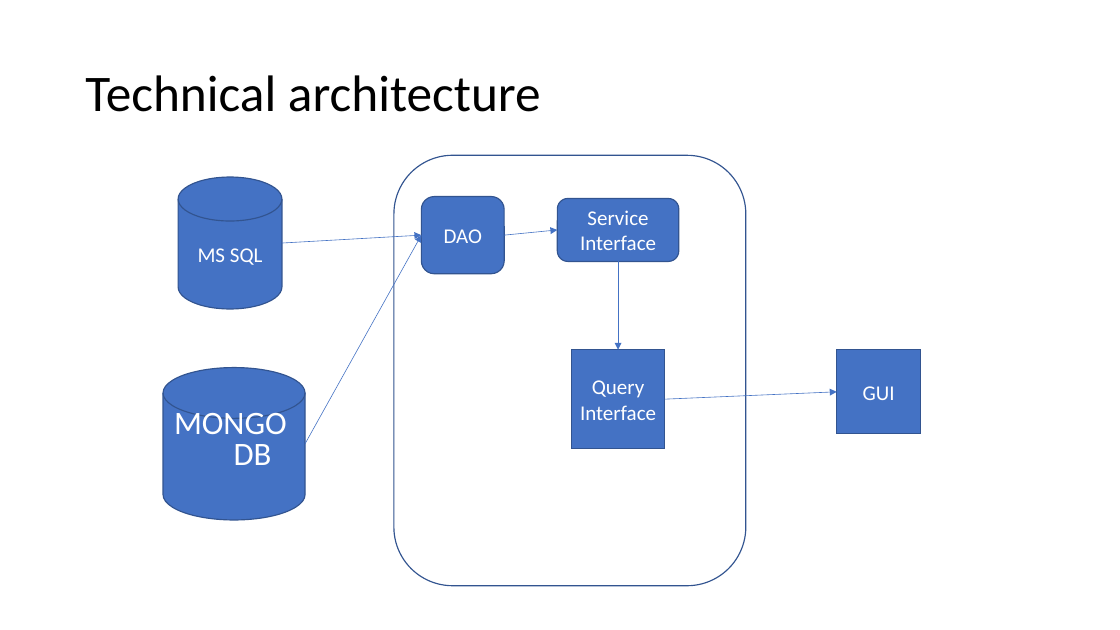
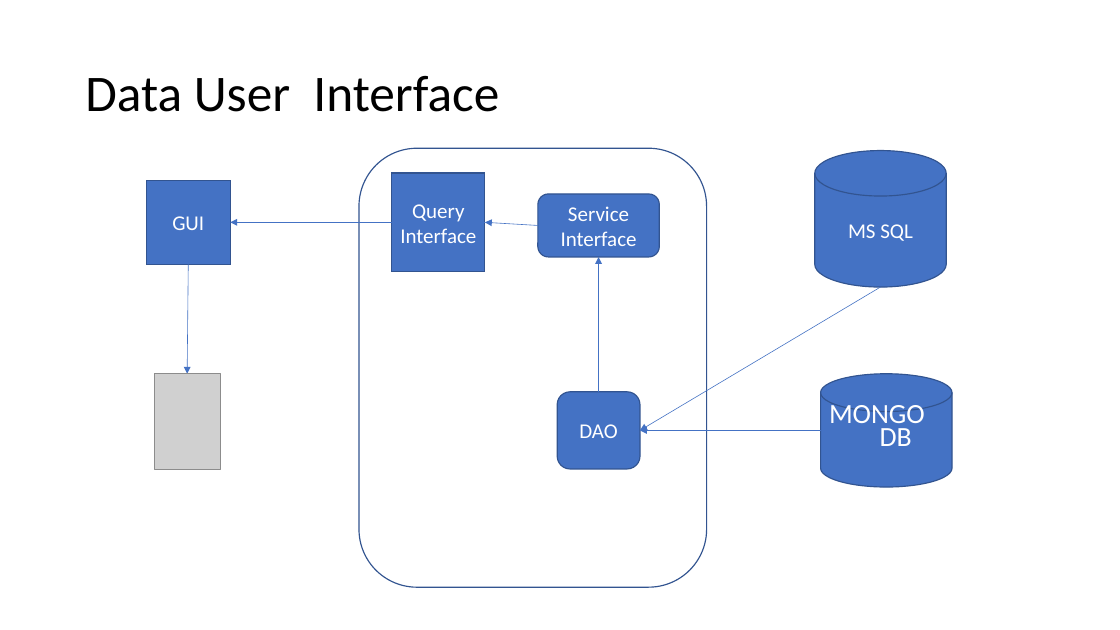
Before and after one commit to pankajti/travelenzy, a slide deck: slide 13 of presentation/travelenzy.pptx (slide 5 before the commit). Drawn at 1120x630 pixels with LibreOffice and Linux fonts; fonts in the diff are those of the drawing; grey boxes stand for pictures. Boxes give left, top, right and bottom in pixels: in the first picture for what was removed or moved away, otherwise in the second. Text is boxed around its words. In the diff, an @@ line names an element or a change of style, - is before the commit and + after.

```diff
--- a/presentation/travelenzy.pptx
+++ b/presentation/travelenzy.pptx
@@ title at [85, 76, 499, 112]: text changed @@
-Technical architecture
+Data User Interface
@@ rounded rectangle: place and size @@
-rounded rectangle at [394, 155, 746, 586]
+rounded rectangle at [359, 149, 707, 588]
@@ rectangle "Query Interface": place and size @@
-rectangle "Query Interface" at [571, 350, 665, 448]
+rectangle "Query Interface" at [392, 173, 485, 271]
@@ cylinder "MS SQL": place and size @@
-cylinder "MS SQL" at [178, 177, 282, 309]
+cylinder "MS SQL" at [815, 150, 947, 287]
@@ rectangle "GUI": place and size @@
-rectangle "GUI" at [837, 350, 921, 434]
+rectangle "GUI" at [146, 181, 230, 265]
@@ rounded rectangle "Service Interface": place and size @@
-rounded rectangle "Service Interface" at [558, 198, 680, 261]
+rounded rectangle "Service Interface" at [538, 194, 660, 257]
@@ arrow moved from (665, 399) - (837, 392) to (485, 223) - (230, 223) @@
@@ arrow moved from (504, 235) - (558, 230) to (538, 225) - (485, 223) @@
@@ arrow added from (188, 265) to (187, 374), #4472C4 0.5 pt @@
@@ arrow moved from (618, 261) - (618, 350) to (599, 392) - (599, 257) @@
@@ arrow moved from (282, 243) - (422, 235) to (881, 287) - (640, 430) @@
@@ picture added at [155, 374, 221, 469] @@
@@ text "MONGO DB": place and size @@
-text "MONGO DB" at [163, 368, 305, 521]
+text "MONGO DB" at [821, 374, 953, 487]
@@ text "MONGO DB" at [821, 374, 953, 487]: size 28 to 23.8 pt; line spacing 0.8 to 0.7 @@
@@ rounded rectangle "DAO": place and size @@
-rounded rectangle "DAO" at [422, 197, 505, 274]
+rounded rectangle "DAO" at [557, 392, 640, 469]
@@ arrow moved from (305, 444) - (422, 235) to (821, 430) - (640, 430) @@
```
Also in this commit, not shown: 8 other slides changed, 8 slides added, 3 slides removed, 8 other files.
